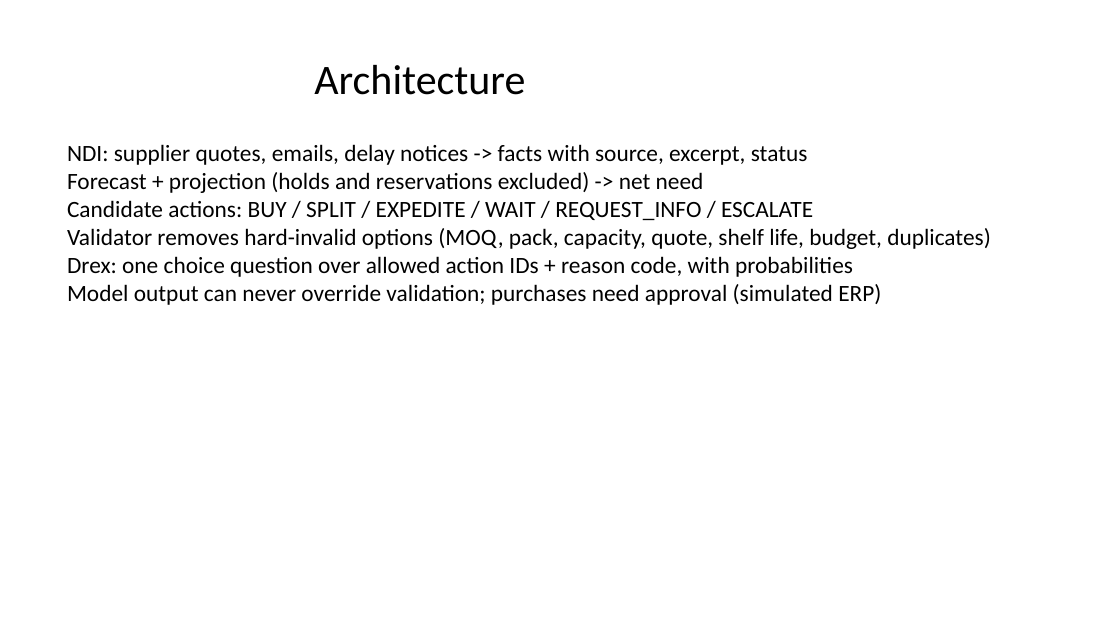
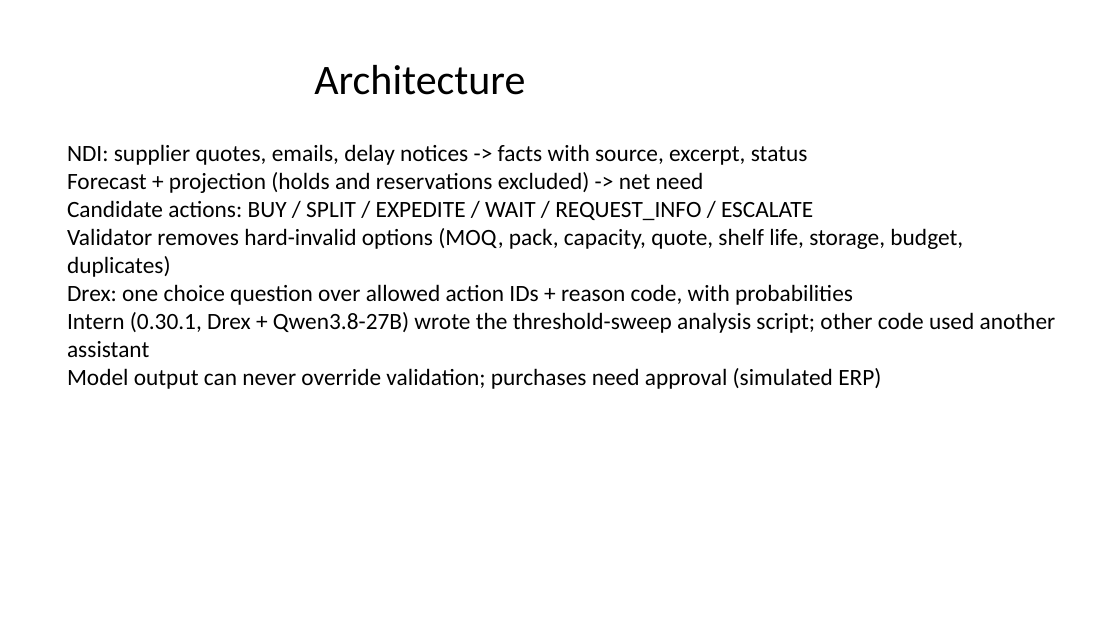
Before and after one commit to Nithish09/nexus, a slide deck: slide 3 of slides/Nexus_Drexathon.pptx. Drawn at 1120x630 pixels with LibreOffice and Linux fonts; fonts in the diff are those of the drawing. Boxes give left, top, right and bottom in pixels: in the first picture for what was removed or moved away, otherwise in the second. Text is boxed around its words. In the diff, an @@ line names an element or a change of style, - is before the commit and + after.

Commit message:
Add hybrid threshold sweep (written with Intern 0.30.1), results, README

```diff
--- a/slides/Nexus_Drexathon.pptx
+++ b/slides/Nexus_Drexathon.pptx
@@ text at (67,228,963,277): text changed @@
-Validator removes hard-invalid options (MOQ, pack, capacity, quote, shelf life, budget, duplicates)
+Validator removes hard-invalid options (MOQ, pack, capacity, quote, shelf life, storage, budget, duplicates)
@@ text at (67,312,1056,357): paragraph added @@
+Intern (0.30.1, Drex + Qwen3.8-27B) wrote the threshold-sweep analysis script; other code used another assistant
```
Also in this commit, not shown: 2 other slides changed, 4 other files.
